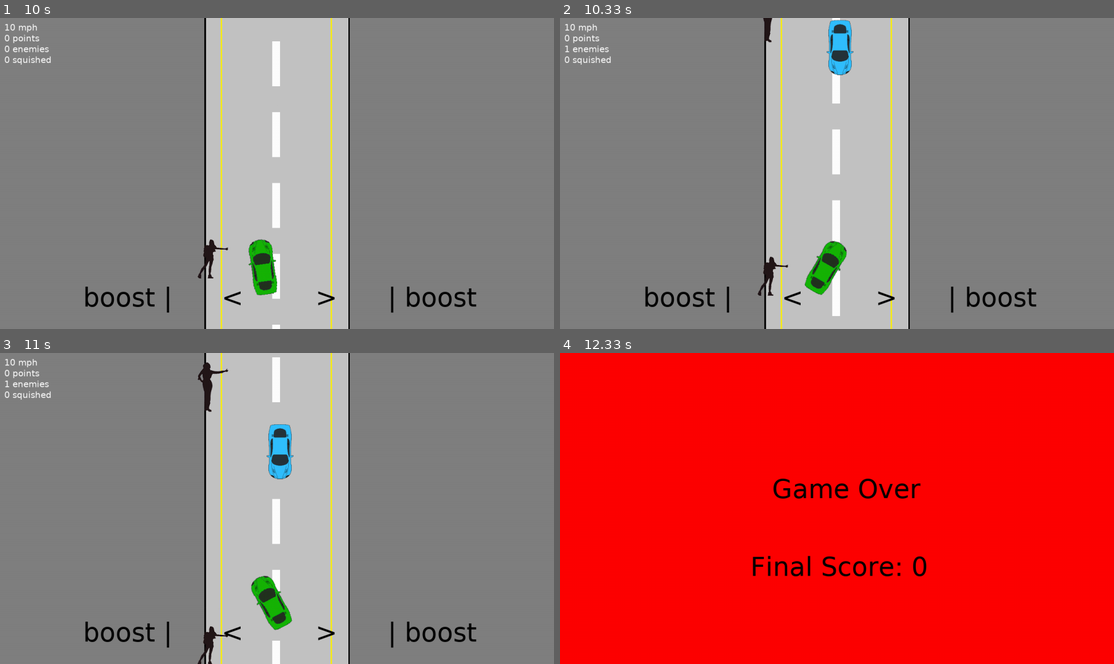
Above: before the commit, frames 1-4 (two rows, left to right).
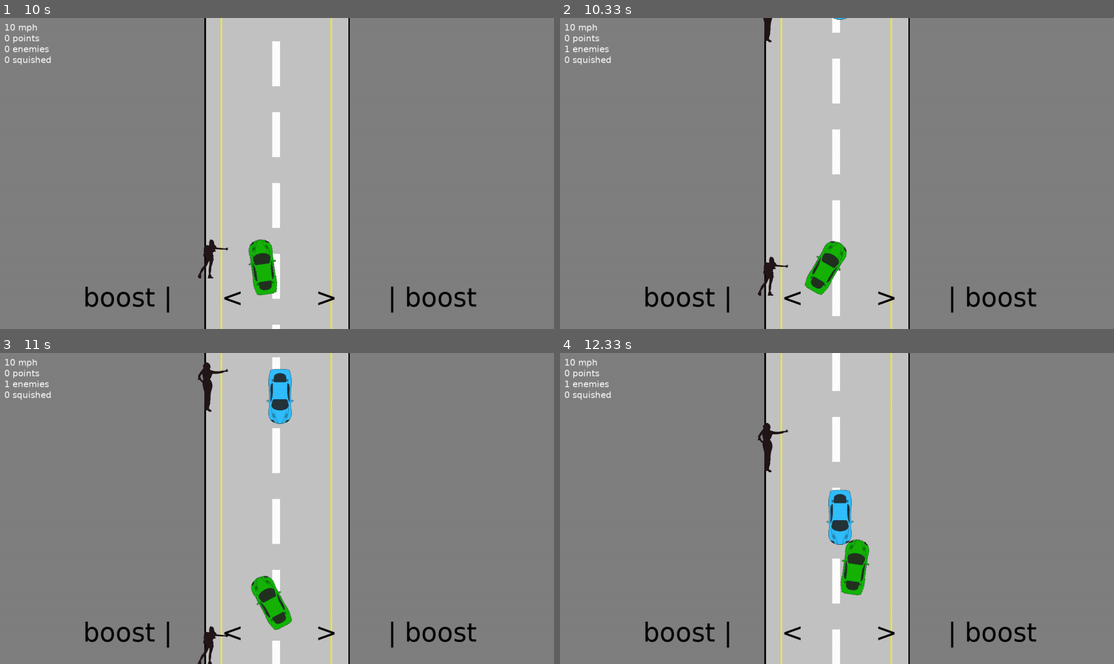
Above: after the commit, the same moments.

Repository: ronrothjr/battleship
Game: pygame game, started from tutorials/scroller/game.py
Two runs of this game, one before a commit and one after it. Both use one fixed random seed, a clock stepped at 60 frames per second and the inputs below.
Inputs (mouse positions are in pixels of both pictures, inside the frame that each line leads up to):
- Up to frame 1 (10 s): press the mouse at (349, 89) at 0.37 s; move the mouse to (210, 114) at 0.47 s; release the mouse at (72, 142) at 0.6 s; hold Left 0.67-1.2 s; hold Left 1.23-1.63 s; tap Space at 1.3, 1.6, 1.73, 2.13, 2.43, 2.8, 3.1, 3.3, 3.6, 3.8, 4.13, 4.43, 4.63, 4.93, 5.2, 5.5, 5.63, 6.03, 6.33, 6.7, 7, 7.2, 7.5, 7.7, 8.03, 8.33, 8.53, 8.83, 9.1, 9.4, 9.53, 9.93 s; hold Up 1.67-2.03 s; hold Right 2.07-2.7 s; hold Left 2.73-3.2 s; hold Right 3.23-3.7 s; hold Up 3.73-4.03 s; hold Right 4.07-4.53 s; hold Left 4.57-5.1 s; hold Left 5.13-5.53 s; hold Up 5.57-5.93 s; hold Right 5.97-6.6 s; hold Left 6.63-7.1 s; hold Right 7.13-7.6 s; hold Up 7.63-7.93 s; hold Right 7.97-8.43 s; hold Left 8.47-9 s; hold Left 9.03-9.43 s; hold Up 9.47-9.83 s; hold Right from 9.87 s (still down)
- Up to frame 2 (10.33 s): keep holding Right; tap Space at 10.23 s
- Up to frame 3 (11 s): release Right at 10.5 s; hold Left from 10.53 s (still down); tap Space at 10.6, 10.9 s
- Up to frame 4 (12.33 s): release Left at 11 s; hold Right 11.03-11.5 s; tap Space at 11.1, 11.4, 11.6 s; hold Up 11.53-11.83 s; press the mouse at (909, 424) at 11.9 s; move the mouse to (842, 455) at 12 s; release the mouse at (781, 486) at 12.13 s; click (892, 455) at 12.25 s

Frame 1 is identical in both runs. In frame 2, 0.7% of the frame differs, in the area x 48-53%, y 0-19%; in frame 3, 1.4%; in frame 4, 100%, in the area x 0-100%, y 0-100%.

Commit message:
adjusted speed and level requirements

Diff:
--- a/tutorials/scroller/enemy.py
+++ b/tutorials/scroller/enemy.py
@@ -13,9 +13,9 @@
         self.rect = self.image.get_rect()
         self.lane = self.get_lane()
         x = self.get_x()
-        self.rect.center=(x,0)
+        self.rect.center=(x,-self.image.get_height())
         self.mask = self.settings.pg.mask.from_surface(self.image)
-        self.speed = settings.enemy_speeds.pop(random.randrange(0, len(settings.enemy_speeds)))
+        self.speed = settings.enemy_speeds.pop(random.randrange(0, len(self.settings.enemy_speeds)))
 
     def get_lane(self):
         lane = random.randint(0, self.settings.lanes * 2)
--- a/tutorials/scroller/hitcher.py
+++ b/tutorials/scroller/hitcher.py
@@ -49,12 +49,12 @@
         self.squish_hitchhikers()
         self.pick_up_hitchhikers()
         self.display_info()
-        if self.is_crash():
-            self.handle_crash()
-            alive = False
         if self.level_up():
             self.handle_level_up()
             leveled = True
+        elif self.is_crash():
+            self.handle_crash()
+            alive = False
         return {'alive': alive, 'leveled': leveled}
 
     def get_move(self, event):
@@ -72,7 +72,7 @@
         is_time_to_increase_speed = now - self.last_inc_speed >= self.settings.inc_speed and self.settings.speed < self.settings.max_speed
         if is_time_to_increase_speed:
             self.last_inc_speed = now
-            self.settings.speed += 2
+            self.settings.speed += 1
 
     def spawn_hitchhikers(self, now):
         is_time_to_spawn_hitchhikers = now - self.last_spawn_hitchhiker >= self.settings.spawn_hitchhiker
@@ -158,7 +158,7 @@
         time.sleep(3)
 
     def level_up(self):
-        return self.settings.score >= self.settings.lanes ^ 3 * 10
+        return self.settings.score >= self.settings.lanes * 10
 
     def handle_level_up(self):
         time.sleep(0.5)
@@ -169,5 +169,4 @@
         self.settings.pg.display.update()
         for entity in self.settings.all_sprites:
             entity.kill()
-        self.settings.pg.mixer.pause()
-        time.sleep(3)
+        time.sleep(2)
--- a/tutorials/scroller/settings.py
+++ b/tutorials/scroller/settings.py
@@ -28,12 +28,11 @@
         self.tile_height = 164
         self.turn_radius = 30
         self.fps = 60
-        self.score = 0
         self.spawn_enemy = 10000
         self.inc_speed = 15000
         self.spawn_hitchhiker = 5000
 
-        self.display = self.pg.display.set_mode((self.screen_width, self.screen_height), pg.NOFRAME | pg.FULLSCREEN | pg.RESIZABLE)
+        self.display = self.pg.display.set_mode((self.screen_width, self.screen_height), pg.RESIZABLE)
         self.display.fill(self.white)
         self.pg.display.set_caption("Game")
         self.font = self.pg.font.SysFont("Verdana", 60)
@@ -45,10 +44,6 @@
         self.tile_image = self.pg.image.load('pavement_tile.png').convert_alpha()
         self.left_shoulder = self.pg.image.load('left_shoulder.png').convert_alpha()
         self.right_shoulder = self.pg.image.load('right_shoulder.png').convert_alpha()
-
-        self.enemies = self.pg.sprite.Group()
-        self.hitchers = self.pg.sprite.Group()
-        self.all_sprites = self.pg.sprite.Group()
 
     def makeTiledImage( self, image, width, height ):
         x_cursor = 0
@@ -65,6 +60,7 @@
     def set_game_difficulty(self, speed: int, lanes: int):
         self.speed = speed
         self.lanes = lanes
+        self.score = 0
         self.squished = 0
         self.lanes_width = self.lanes * self.tile_width - self.line_width
         self.margin = int( ( self.screen_width - self.shoulder_width - self.lanes_width ) / 2 )
@@ -72,6 +68,10 @@
         self.right_edge = self.screen_width - self.margin - self.right_shoulder_width
         self.max_enemies = int(self.lanes * 0.6)
         self.speed_inc = (0.5) / self.max_enemies
-        self.enemy_speeds = [0.65 + (x * self.speed_inc) for x in range(0, self.max_enemies)]
+        self.enemy_speeds = [0.65 + (x * self.speed_inc * 0.5) for x in range(0, self.max_enemies)]
         self.max_speed = self.lanes * 2
         self.background = self.makeTiledImage( self.tile_image, self.lanes_width, self.screen_height )
+
+        self.enemies = self.pg.sprite.Group()
+        self.hitchers = self.pg.sprite.Group()
+        self.all_sprites = self.pg.sprite.Group()
